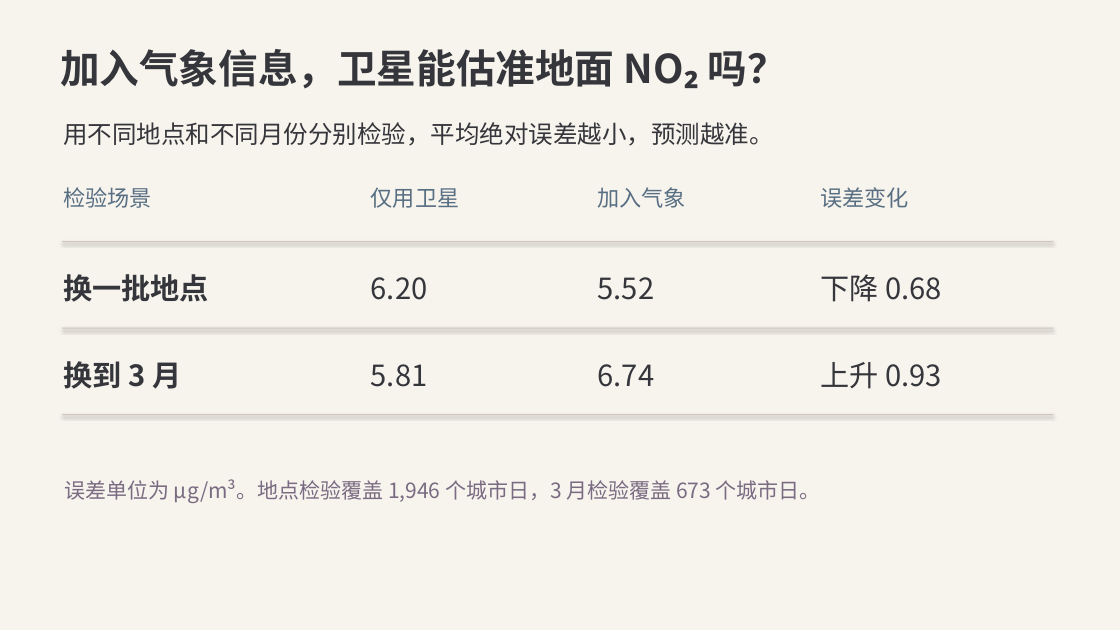
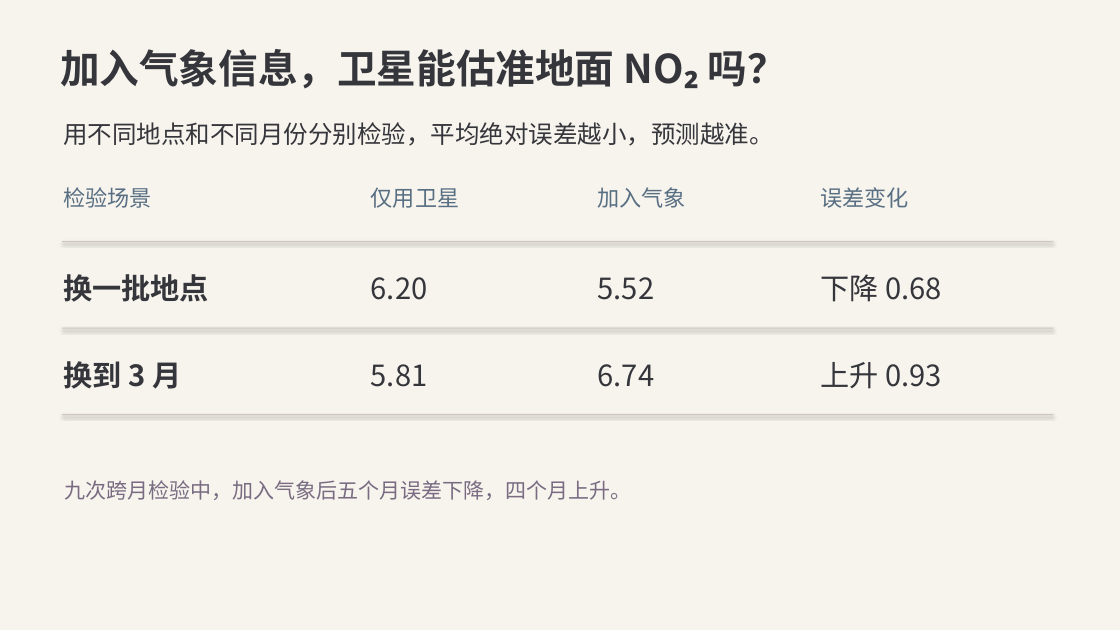
Before and after one commit to gxm-nju/china-air-pollution, a slide deck: slide 6 of docs/课堂展示.pptx. Drawn at 1120x630 pixels with LibreOffice and Linux fonts; fonts in the diff are those of the drawing. Boxes give left, top, right and bottom in pixels: in the first picture for what was removed or moved away, otherwise in the second. Text is boxed around its words. In the diff, an @@ line names an element or a change of style, - is before the commit and + after.

```diff
--- a/docs/课堂展示.pptx
+++ b/docs/课堂展示.pptx
@@ text at [64, 480, 631, 500]: text changed @@
-误差单位为 µg/m³。地点检验覆盖 1,946 个城市日，3 月检验覆盖 673 个城市日。
+九次跨月检验中，加入气象后五个月误差下降，四个月上升。
```
Also in this commit, not shown: 6 other slides changed, 1 slide added, 22 other files.
